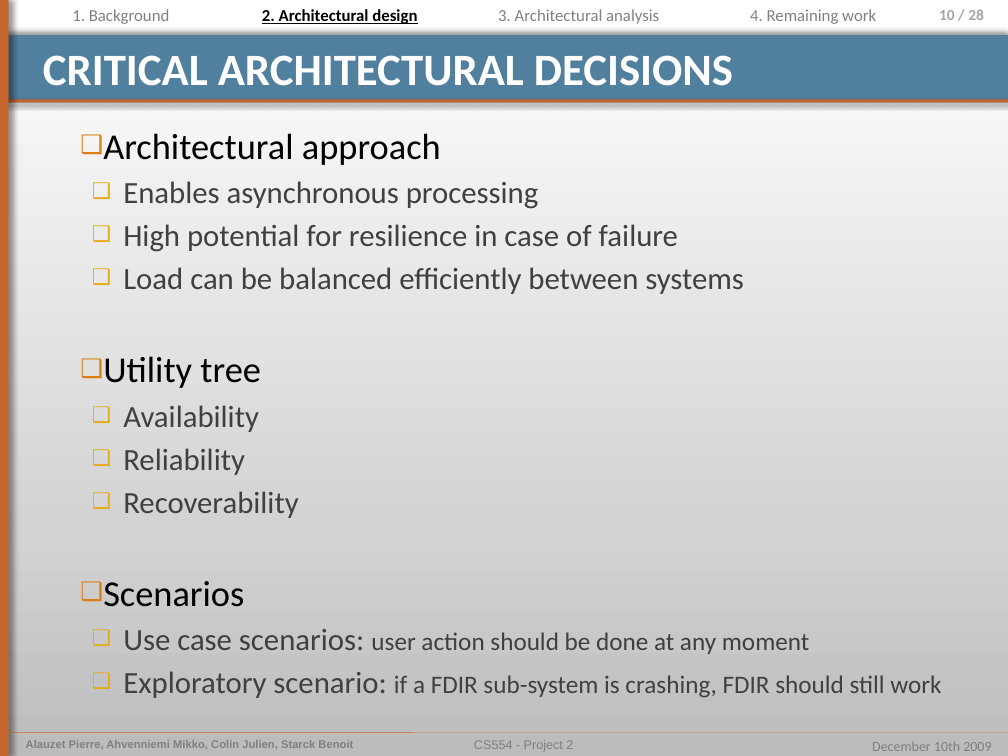
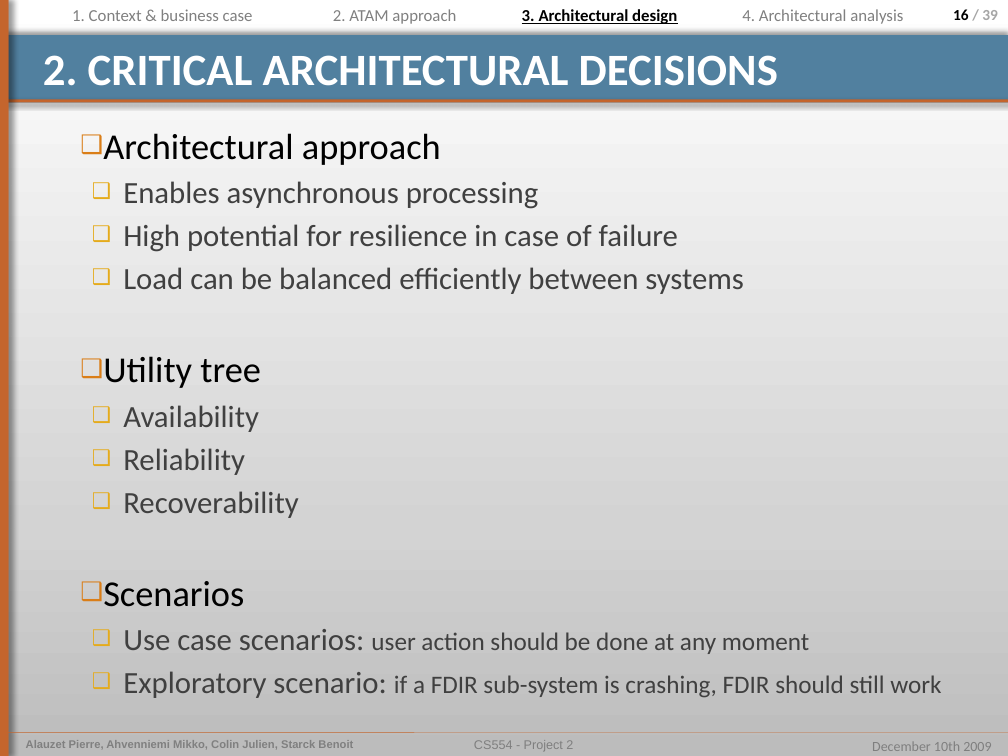
Before and after one commit to pierrealauzet/euroteam, a slide deck: slide 16 of Project 2/PartFinal/CS554_EuroTeam_Project2_Final_Mikko.pptx (slide 10 before the commit). Drawn at 1008x756 pixels with LibreOffice and Linux fonts; fonts in the diff are those of the drawing. Boxes give left, top, right and bottom in pixels: in the first picture for what was removed or moved away, otherwise in the second. Text is boxed around its words. In the diff, an @@ line names an element or a change of style, - is before the commit and + after.

```diff
--- a/Project 2/PartFinal/CS554_EuroTeam_Project2_Final_Mikko.pptx
+++ b/Project 2/PartFinal/CS554_EuroTeam_Project2_Final_Mikko.pptx
@@ text at [72, 9, 253, 21]: text changed @@
-1. Background
+1. Context & business case
@@ text at [333, 9, 456, 24]: text changed; text colour #000000 to #808080; bold off @@
-2. Architectural design
+2. ATAM approach
@@ text at [522, 9, 677, 24]: text changed; text colour #808080 to #000000; bold on @@
-3. Architectural analysis
+3. Architectural design
@@ text at [742, 9, 903, 24]: text changed @@
-4. Remaining work
+4. Architectural analysis
@@ page number at [953, 9, 998, 20]: text changed @@
-10 / 28
+16 / 39
@@ title at [43, 55, 778, 86]: text changed @@
-CRITICAL ARCHITECTURAL DECISIONS
+2. CRITICAL ARCHITECTURAL DECISIONS
```
Also in this commit, not shown: 23 other slides changed, 16 slides added, 4 slides removed, 1 other file.
